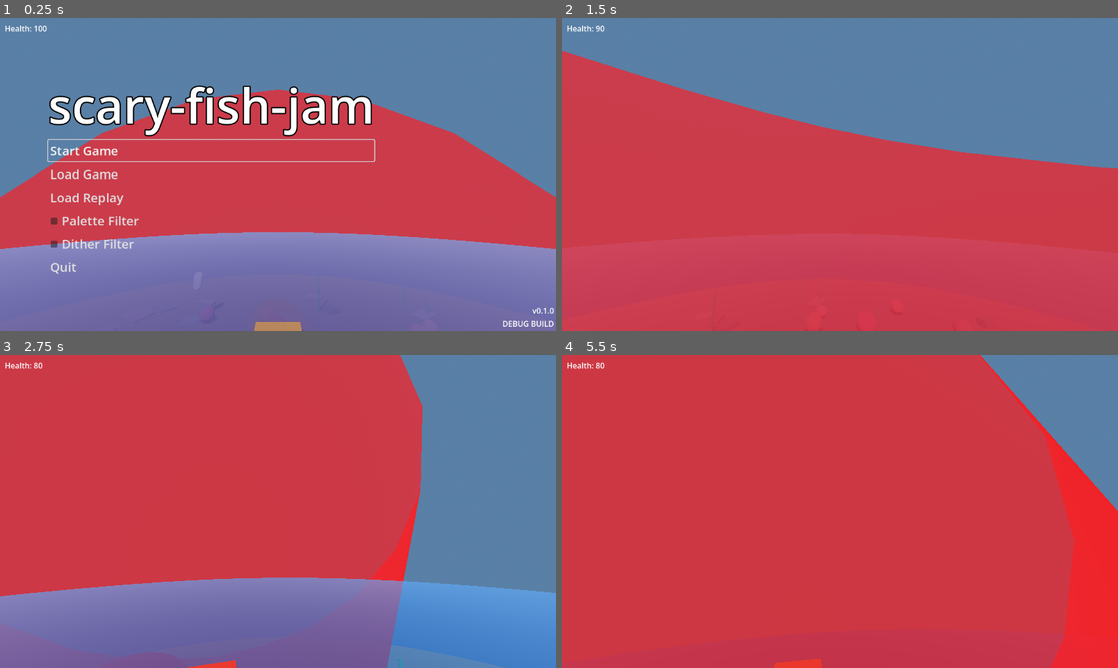
Above: before the commit, frames 1-4 (two rows, left to right).
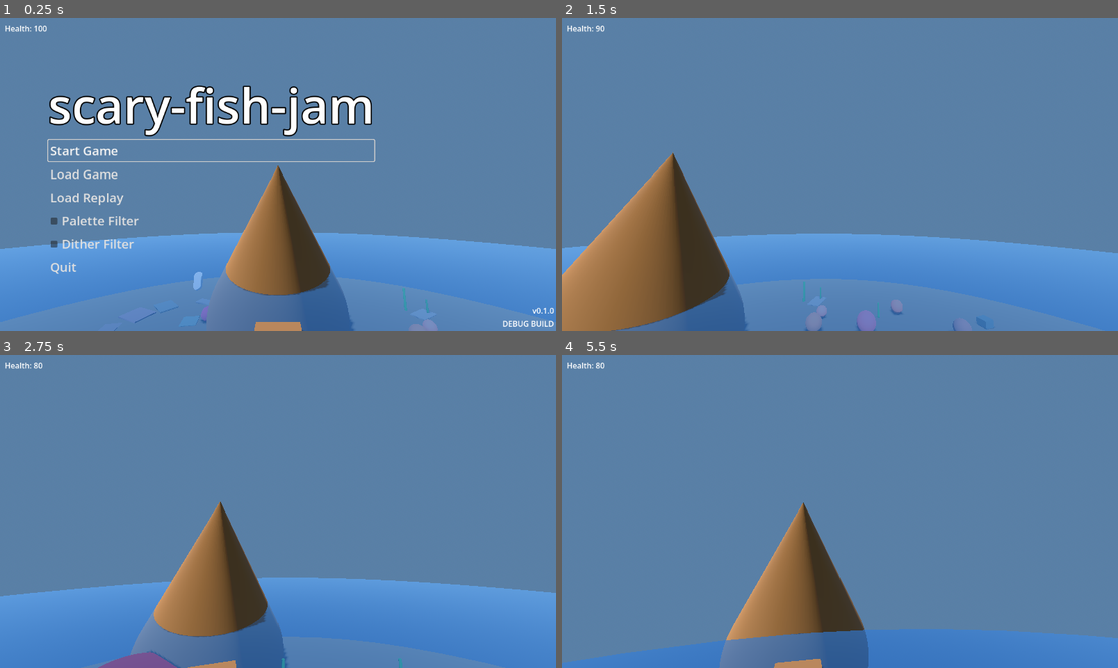
Above: after the commit, the same moments.

Repository: onebit-aidan-kris/scary-fish-jam
Game: Godot game, scene res://scenes/levels/fishing/fishing_level.tscn
Two runs of this game, one before a commit and one after it. Both use one fixed random seed, a clock stepped at 60 frames per second and the inputs below. This scene is started directly instead of the project's main scene.
Inputs (mouse positions are in pixels of both pictures, inside the frame that each line leads up to):
- Up to frame 1 (0.25 s): no input
- Up to frame 2 (1.5 s): click "Start Game" at 0.5 s; move the mouse to (867, 174) at 1.27 s; hold W (move_forward) from 1.28 s (still down); hold Ctrl (crouch) from 1.28 s (still down)
- Up to frame 3 (2.75 s): keep holding W (move_forward); tap Space (jump) at 1.52, 2.27 s; move the mouse to (250, 511) at 2.02 s; release Ctrl (crouch) at 2.03 s; tap E (interact) at 2.1 s
- Up to frame 4 (5.5 s): keep holding W (move_forward); move the mouse to (851, 505) at 2.77 s; hold Shift (sprint) 2.78-3.53 s; move the mouse to (834, 517) at 3.52 s; tap Ctrl (crouch) at 3.6 s; tap Space (jump) at 3.77, 4.52, 5.27 s; move the mouse to (878, 514) at 4.27 s; tap E (interact) at 4.35 s; move the mouse to (795, 508) at 5.02 s; tap Shift (sprint) at 5.1 s

The runs differ from the first frame. In frame 1, 61% of the frame differs, in the area x 0-100%, y 22-100%; in frame 2, 67%; in frame 3, 73%; in frame 4, 94%, in the area x 0-100%, y 0-100%.

Commit message:
Cleaning up the patrol path vs path node

Diff:
--- a/project/scenes/levels/fishing/fish.gd
+++ b/project/scenes/levels/fishing/fish.gd
@@ -3,7 +3,7 @@
 
 enum State {PATROLLING, FOLLOWING}
 
-@export var patrol_path: NodePath
+@export var path_node: Node3D
 @export var swim_speed := 3.0
 @export var chase_speed := 5.0
 @export var attackable: Node = null
@@ -23,15 +23,14 @@
 
 func _ready() -> void:
 	child_mesh = get_node("MeshInstance3D")
-	print("patrol path is: ", patrol_path)
-	var path_node := get_node(patrol_path)
+	print("patrol path is: ", path_node)
 	patrol_behavior.nav_agent = nav_agent
 	patrol_behavior.set_patrol_nodes(path_node)
 
 	attackable = util.load_export_or_related_node(self , &"Attackable", attackable, false) as Node
 	player_detectable = util.load_export_or_related_node(self , &"PlayerDetectable", player_detectable, false) as Node
 
-    #Default to the BehaviorPolicy node at the root if none is attached as a child to this node.
+	#Default to the BehaviorPolicy node at the root if none is attached as a child to this node.
 	behavior_policy = util.load_export_or_absolute_node(self , &"BehaviorPolicy", behavior_policy) as BehaviorPolicy
 	print("behavior policy is: ", behavior_policy)
 	if not behavior_policy:
--- a/project/scenes/levels/fishing/fishing_level.tscn
+++ b/project/scenes/levels/fishing/fishing_level.tscn
@@ -138,7 +138,6 @@
 script = ExtResource("4_s276m")
 
 [node name="DebugMesh" type="MeshInstance3D" parent="Boat/Sonar" unique_id=327428268]
-visible = false
 mesh = SubResource("BowMesh_fish")
 surface_material_override/0 = SubResource("BoatMat_fish")
 
@@ -197,10 +196,10 @@
 [node name="C" type="Marker3D" parent="PatrolPath3" unique_id=166413982]
 transform = Transform3D(1, 0, 0, 0, 1, 0, 0, 0, 1, -15, -4, -5)
 
-[node name="Fish1" type="CharacterBody3D" parent="." unique_id=2116931594]
+[node name="Fish1" type="CharacterBody3D" parent="." unique_id=2116931594 node_paths=PackedStringArray("path_node")]
 transform = Transform3D(1, 0, 0, 0, 1, 0, 0, 0, 1, -10, -4, -20)
 script = ExtResource("6_1ewjx")
-patrol_path = NodePath("../PatrolPath1")
+path_node = NodePath("../PatrolPath1")
 
 [node name="NavigationAgent3D" type="NavigationAgent3D" parent="Fish1" unique_id=329993256]
 
@@ -214,10 +213,10 @@
 [node name="CollisionShape3D" type="CollisionShape3D" parent="Fish1" unique_id=275143981]
 shape = SubResource("FishCollision_1ewjx")
 
-[node name="Fish2" type="CharacterBody3D" parent="." unique_id=1460629891]
+[node name="Fish2" type="CharacterBody3D" parent="." unique_id=1460629891 node_paths=PackedStringArray("path_node")]
 transform = Transform3D(1, 0, 0, 0, 1, 0, 0, 0, 1, 15, -4, 5)
 script = ExtResource("6_1ewjx")
-patrol_path = NodePath("../PatrolPath2")
+path_node = NodePath("../PatrolPath2")
 
 [node name="NavigationAgent3D" type="NavigationAgent3D" parent="Fish2" unique_id=510881228]
 
@@ -231,10 +230,10 @@
 [node name="CollisionShape3D" type="CollisionShape3D" parent="Fish2" unique_id=1929489257]
 shape = SubResource("FishCollision_1ewjx")
 
-[node name="Fish3" type="CharacterBody3D" parent="." unique_id=438467658]
+[node name="Fish3" type="CharacterBody3D" parent="." unique_id=438467658 node_paths=PackedStringArray("path_node")]
 transform = Transform3D(1, 0, 0, 0, 1, 0, 0, 0, 1, -20, -4, 5)
 script = ExtResource("6_1ewjx")
-patrol_path = NodePath("../PatrolPath3")
+path_node = NodePath("../PatrolPath3")
 
 [node name="NavigationAgent3D" type="NavigationAgent3D" parent="Fish3" unique_id=1179597226]
 
@@ -268,10 +267,10 @@
 [node name="D" type="Marker3D" parent="DangerPatrolPath" unique_id=1686067223]
 transform = Transform3D(1, 0, 0, 0, 1, 0, 0, 0, 1, 0, -4, 20)
 
-[node name="Dangerfish" type="CharacterBody3D" parent="." unique_id=2140608507 groups=["dangerfish"]]
+[node name="Dangerfish" type="CharacterBody3D" parent="." unique_id=2140608507 node_paths=PackedStringArray("path_node") groups=["dangerfish"]]
 transform = Transform3D(1, 0, 0, 0, 1, 0, 0, 0, 1, 0, -4, -10)
 script = ExtResource("6_1ewjx")
-patrol_path = NodePath("../DangerPatrolPath")
+path_node = NodePath("../DangerPatrolPath")
 
 [node name="NavigationAgent3D" type="NavigationAgent3D" parent="Dangerfish" unique_id=1823798467]
 
@@ -286,6 +285,7 @@
 shape = SubResource("FishCollision_1ewjx")
 
 [node name="VisionCone" type="Node3D" parent="Dangerfish" unique_id=1102608571]
+visible = false
 script = ExtResource("11_vcone")
 
 [node name="Attackable" type="Node3D" parent="Dangerfish" unique_id=1498541721]
